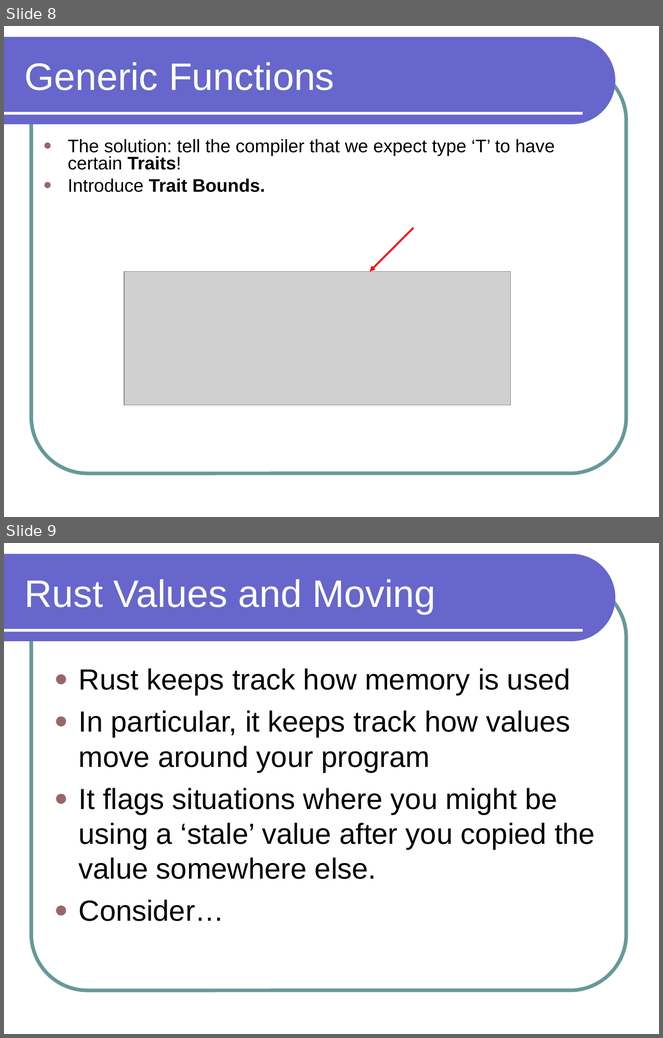
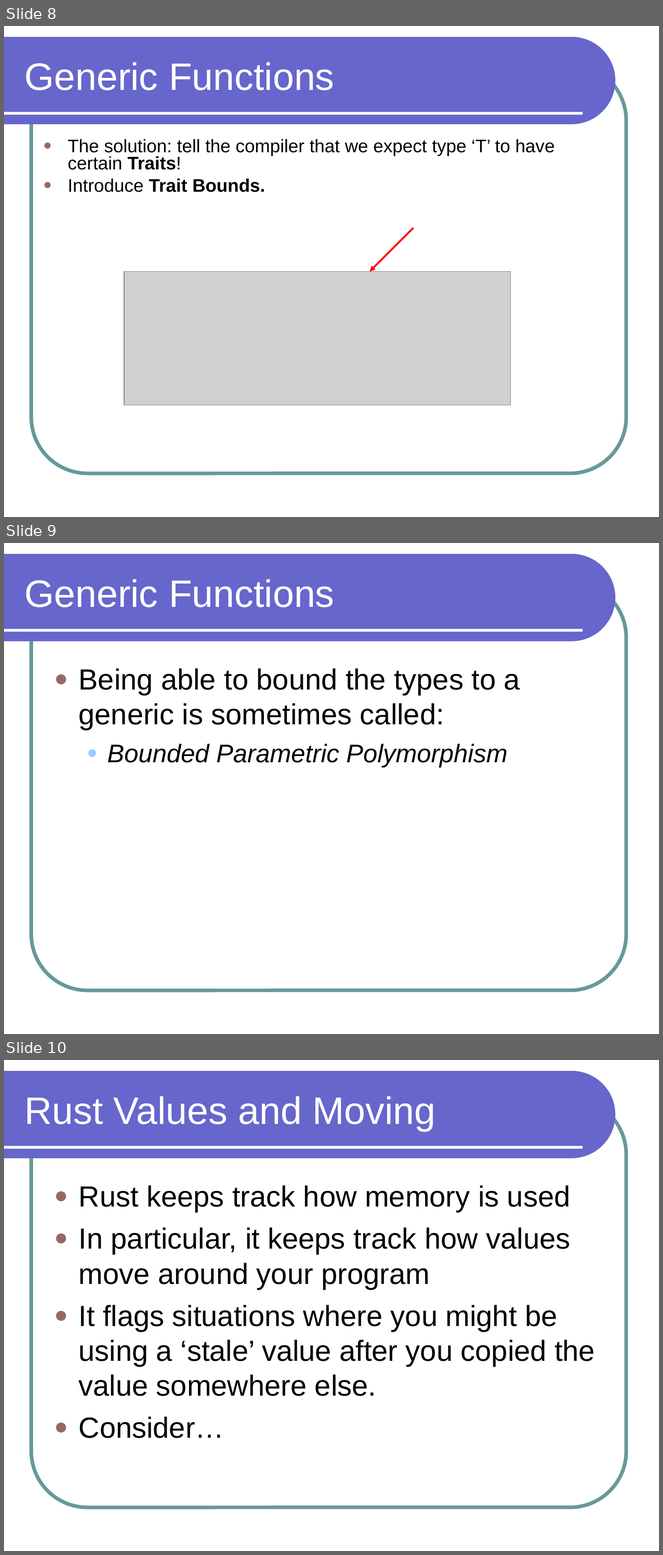
Before and after one commit to lutzhamel/CSC301, a slide deck: notes/csc301-ln005.ppt. Shown one above the other, each under a label of ours: slides 8 and 9 before the commit, slides 8, 9 and 10 after it. The pictures are 663x1038 and 663x1555 pixels, drawn with LibreOffice and Linux fonts; fonts in the diff are those of the drawing; grey boxes stand for pictures. Boxes give left, top, right and bottom in pixels: in the first picture for what was removed or moved away, otherwise in the second. Text is boxed around its words. In the diff, an @@ line names an element or a change of style, - is before the commit and + after.

```diff
--- a/notes/csc301-ln005.ppt
+++ b/notes/csc301-ln005.ppt
@@ slide 9 added at (4,543,659,1034), background #FFFFFF; not listed: 3 template elements that a slide beside it also shows @@
@@ title added at (24,579,335,607), 42 pt, text #FFFFFF @@
+Generic Functions
@@ text added at (79,668,520,768), 32 pt, text #000000 @@
+● Being able to bound the types to a generic is sometimes called:
+  ● Bounded Parametric Polymorphism
@@ what was slide 9 is now slide 10 @@
```
Also in this commit, not shown: 1 other file.
